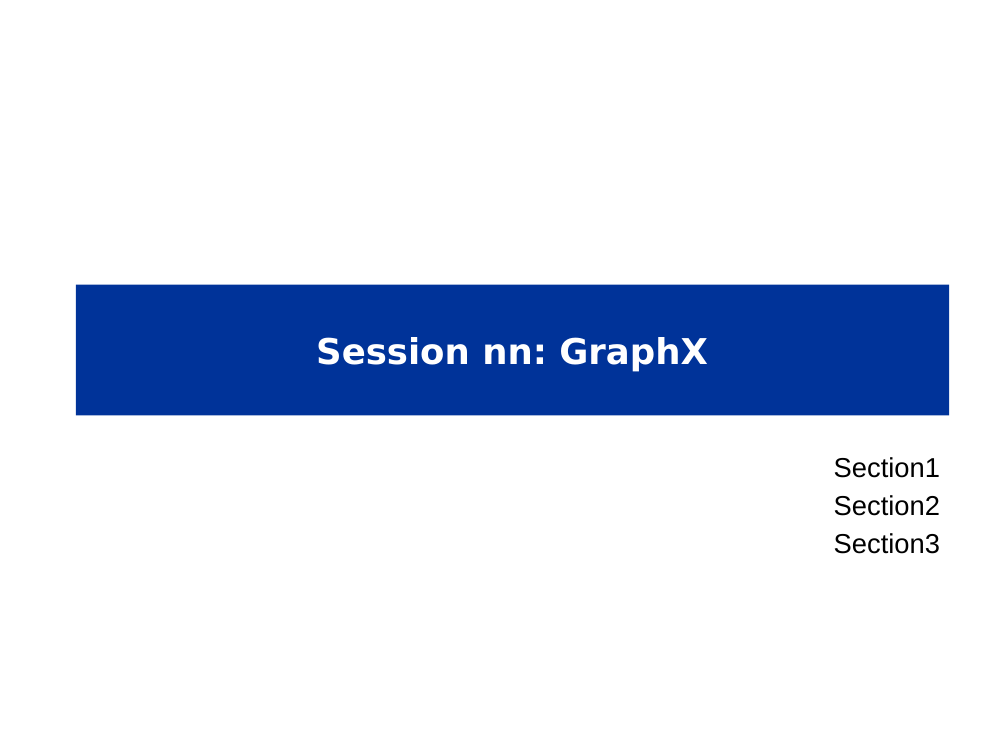
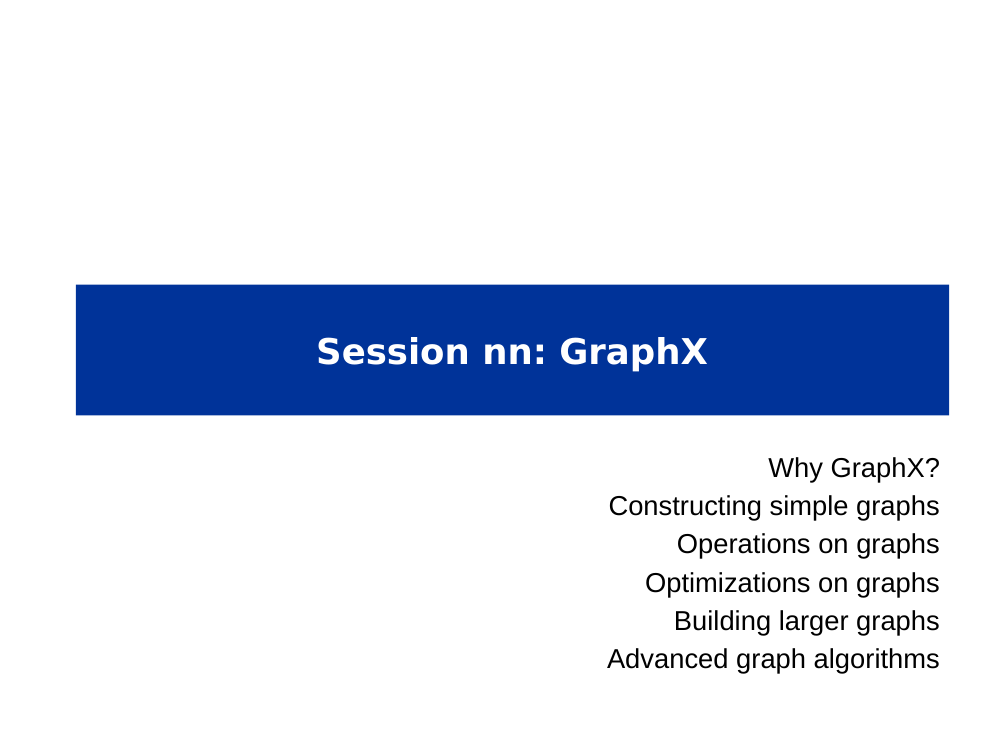
Before and after one commit to mattvinks/spark-labs, a slide deck: slide 1 of slides/nn_GraphX.pptm. Drawn at 1008x738 pixels with LibreOffice and Linux fonts; fonts in the diff are those of the drawing; background and template pictures are left out. Boxes give left, top, right and bottom in pixels: in the first picture for what was removed or moved away, otherwise in the second. Text is boxed around its words. In the diff, an @@ line names an element or a change of style, - is before the commit and + after.

Commit message:
GraphX start checkin

```diff
--- a/slides/nn_GraphX.pptm
+++ b/slides/nn_GraphX.pptm
@@ subtitle at [607,457,940,674]: text changed @@
-  Section1
-  Section2
-  Section3
+  Why GraphX?
+  Constructing simple graphs
+  Operations on graphs
+  Optimizations on graphs
+  Building larger graphs
+  Advanced graph algorithms
```
Also in this commit, not shown: 3 other slides changed, 2 slides added.
